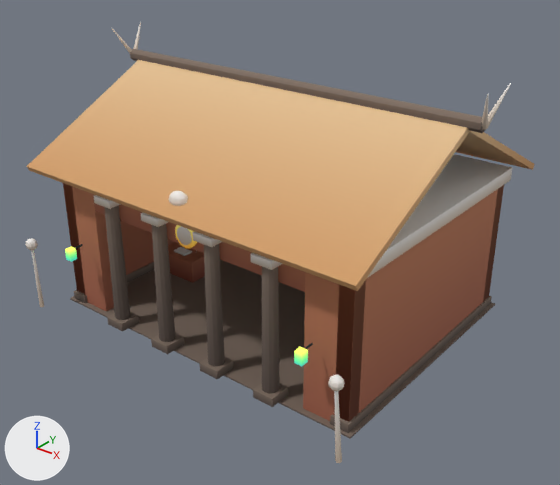
Two versions of the glTF model assets/props/bank_murkhold.glb, one commit apart.
The view is the same before and after, from a camera (50 mm lens) standing at (15.36, -19.28, 14.3) and looking at (0.57, -0.8, 2.84). Every picture has the same lights, and +X, +Y and +Z are marked at lower left. The older version comes first. Vertices at exactly the same position are counted once.

Before the edit, the objects in view are built like this:
```python
mat_dungeon_glow_001 = bpy.data.materials.new('dungeon_glow.001')
mat_dungeon_glow_001.use_nodes = True; mat_dungeon_glow_001.node_tree.nodes.clear()
_N = mat_dungeon_glow_001.node_tree.nodes; _L = mat_dungeon_glow_001.node_tree.links
n0 = _N.new('ShaderNodeBsdfPrincipled'); n0.name = 'Principled BSDF'
n0.inputs[2].default_value = 0.9  # 'Roughness'
n0.inputs[28].default_value = 1.6  # 'Emission Strength'
n1 = _N.new('ShaderNodeOutputMaterial'); n1.name = 'Material Output'
n2 = _N.new('ShaderNodeTexImage'); n2.name = 'Image Texture'
n2.image = img_dungeon_texture
n2.interpolation = 'Closest'
n3 = _N.new('ShaderNodeTexImage'); n3.name = 'Image Texture.001'
n3.image = img_dungeon_texture
n3.interpolation = 'Closest'
_L.new(n0.outputs[0], n1.inputs[0])  # 'BSDF' to 'Surface'
_L.new(n2.outputs[0], n0.inputs[27])  # 'Color' to 'Emission Color'
_L.new(n3.outputs[0], n0.inputs[0])  # 'Color' to 'Base Color'
me_bank_murkhold_part = bpy.data.meshes.new('bank_murkhold_part')
me_bank_murkhold_part.from_pydata(...)  # 5972 vertices, 11649 faces; spans x -7.32..7.32, y -6.0..5.42, z -0.06..9.06
# faces by material slot: [10597, 216, 648, 188]
me_bank_murkhold_part.materials.append(mat_dungeon)  # picture img_dungeon_texture
me_bank_murkhold_part.materials.append(mat_dungeon_glow)
me_bank_murkhold_part.materials.append(mat_dungeon_glow_001)
me_bank_murkhold_part.materials.append(mat_dungeon_glow_002)
ob_bank_murkhold = bpy.data.objects.new('bank_murkhold', me_bank_murkhold_part)
ob_bank_murkhold.location = (0.0, 0.0, 0.0)
```
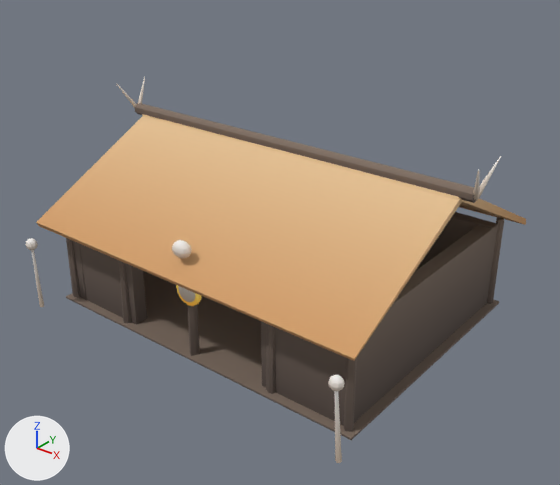
Boxes [x1, y1, x2, y2] around the edits, measured in the pictures (560 x 485 px; the box of a moved part takes in the faces that stretch with it):
'bank_murkhold', surface changed, reshaped (12% shorter)
    before: [25, 22, 535, 463]
    after: [25, 76, 526, 463]
part 1 of me_bank_murkhold_part, moved or reshaped
    before: [168, 191, 188, 206]
    after: [172, 240, 192, 259]
part 2 of me_bank_murkhold_part, moved or reshaped
    before: [177, 226, 192, 245]
    after: [178, 286, 196, 302]
part 3 of me_bank_murkhold_part, moved or reshaped
    before: [130, 49, 486, 133]
    after: [135, 103, 477, 203]
part 4 of me_bank_murkhold_part, moved or reshaped
    before: [111, 27, 132, 53]
    after: [117, 84, 137, 108]
part 5 of me_bank_murkhold_part, moved or reshaped
    before: [487, 83, 511, 128]
    after: [478, 156, 502, 199]
part 6 of me_bank_murkhold_part, moved or reshaped
    before: [70, 260, 495, 439]
    after: [66, 271, 499, 440]
part 7 of me_bank_murkhold_part, moved or reshaped
    before: [175, 225, 197, 249]
    after: [176, 285, 201, 306]
part 8 of me_bank_murkhold_part, rebuilt
    before: [104, 205, 131, 320]
    after: [118, 260, 131, 323]
part 9 of me_bank_murkhold_part, rebuilt
    before: [262, 266, 280, 394]
    after: [266, 324, 276, 394]
part 10 of me_bank_murkhold_part, rebuilt
    before: [137, 60, 535, 170]
    after: [142, 114, 526, 225]
part 11 of me_bank_murkhold_part, rebuilt (6% taller)
    before: [26, 61, 470, 291]
    after: [36, 116, 463, 361]
part 12 of me_bank_murkhold_part, deleted
    before: [65, 22, 512, 407]
part 13 of me_bank_murkhold_part, reshaped
    before: [25, 183, 504, 463]
    after: [25, 212, 504, 463]
part 14 of me_bank_murkhold_part, added
    after: [138, 76, 145, 103]
part 15 of me_bank_murkhold_part, added
    after: [473, 169, 480, 200]

The change, as a list of edits to the scene's bpy script:
```text
Change mat_dungeon_glow_001:
    where n0 = _N.new('ShaderNodeBsdfPrincipled'); n0.name = 'Principled BSDF'
    n0.inputs[28].default_value: 1.6 -> 0.3  # 'Emission Strength'
Add mat_texture:
    mat_texture = principled_material('texture')
    mat_texture.texture = img_dungeon_texture
    mat_texture.roughness = 0.45
Change me_bank_murkhold_part:
    used by ob_bank_murkhold; location = (0.0, 0.0, 0.0)
    remove me_bank_murkhold_part.from_pydata(...)  # 5972 vertices, 11649 faces; spans x -7.32..7.32, y -6.0..5.42, z -0.06..9.06
    add me_bank_murkhold_part.from_pydata(...)  # 7262 vertices, 13900 faces; spans x -7.32..7.32, y -6.0..5.4, z -0.26..7.01
    me_bank_murkhold_part part 1: the loose piece of 90 vertices spanning x -0.35..0.35, y -5.05..-4.55, z 5.28..5.83 is moved by (0.0, 0.0, -1.6)
    me_bank_murkhold_part part 2: the loose piece of 96 vertices spanning x -0.3..0.3, y -4.68..-4.64, z 4.05..4.65 is scaled about its middle by (1.19, 0.871, 1.19), then moved by (0.0, -0.03, -1.9)
    me_bank_murkhold_part part 3: the loose piece of 98 vertices spanning x -7.0..7.0, y -0.2..0.22, z 7.79..8.21 is moved by (0.0, 0.0, -2.05)
    me_bank_murkhold_part part 4: the loose piece of 84 vertices spanning x -7.32..-6.91, y -0.71..0.08, z 7.9..9.06 is moved by (0.0, 0.0, -2.05)
    me_bank_murkhold_part part 5: the loose piece of 84 vertices spanning x 6.91..7.32, y -0.08..0.71, z 7.9..9.06 is moved by (0.0, 0.0, -2.05)
    me_bank_murkhold_part part 6: the loose piece of 56 vertices spanning x -6.2..6.2, y -4.7..4.7, z -0.06..0.0 is multiplied about its middle by the matrix ((1.016, 0.0, 0.0), (0.0, 1.021, 0.0), (0.0, 0.0, 1.241)), then moved by (0.0, 0.0, 0.07)
    me_bank_murkhold_part part 7: the loose piece of 96 vertices spanning x -0.42..0.42, y -4.64..-4.52, z 3.93..4.77 is scaled about its middle by (1.18, 0.956, 1.18), then moved by (0.0, -0.03, -1.9), in mat_dungeon_glow_001
    me_bank_murkhold_part part 8: the loose piece of 72 vertices spanning x -3.57..-3.03, y -4.92..-4.38, z 0.3..4.55 is rebuilt with 84 vertices and now spans x -3.36..-3.05, y -4.7..-4.33, z -0.02..3.43
    me_bank_murkhold_part part 9: the loose piece of 72 vertices spanning x 3.03..3.57, y -4.92..-4.38, z 0.3..4.55 is rebuilt with 76 vertices and now spans x 3.04..3.36, y -4.65..-4.32, z -0.01..3.43
    me_bank_murkhold_part part 10: the loose piece of 56 vertices spanning x -6.6..6.6, y -0.22..5.42, z 5.07..8.03 is rebuilt with 56 vertices and now spans x -6.64..6.64, y -0.25..5.4, z 2.98..6.02
    me_bank_murkhold_part part 11: the loose piece of 56 vertices spanning x -6.6..6.6, y -5.42..0.22, z 5.07..8.03 is rebuilt with 56 vertices and now spans x -6.59..6.64, y -5.4..0.22, z 3.0..5.95
    me_bank_murkhold_part part 12: 24 loose pieces with 1431 vertices, spanning x -7.32..7.32, y -5.43..4.65, z 0.0..9.06, are deleted
    me_bank_murkhold_part part 13: 34 vertices moved within x -6.59..6.59, y -5.92..2.28, z 0.0..2.44; 1791 vertices removed from x -6.62..6.62, y -5.94..4.6, z -0.01..4.8; 4234 vertices added at x -6.62..6.62, y -5.95..4.69, z -0.26..3.43
    me_bank_murkhold_part part 14: 83 vertices added at x -7.32..-6.92, y -0.08..0.71, z 5.85..7.01
    me_bank_murkhold_part part 15: 83 vertices added at x 6.92..7.32, y -0.71..0.08, z 5.85..7.01
    other edits to the shape of me_bank_murkhold_part do not show in these pictures
    remove me_bank_murkhold_part.materials.append(mat_dungeon_glow_002)
    add me_bank_murkhold_part.materials.append(mat_texture)  # picture img_dungeon_texture
```
